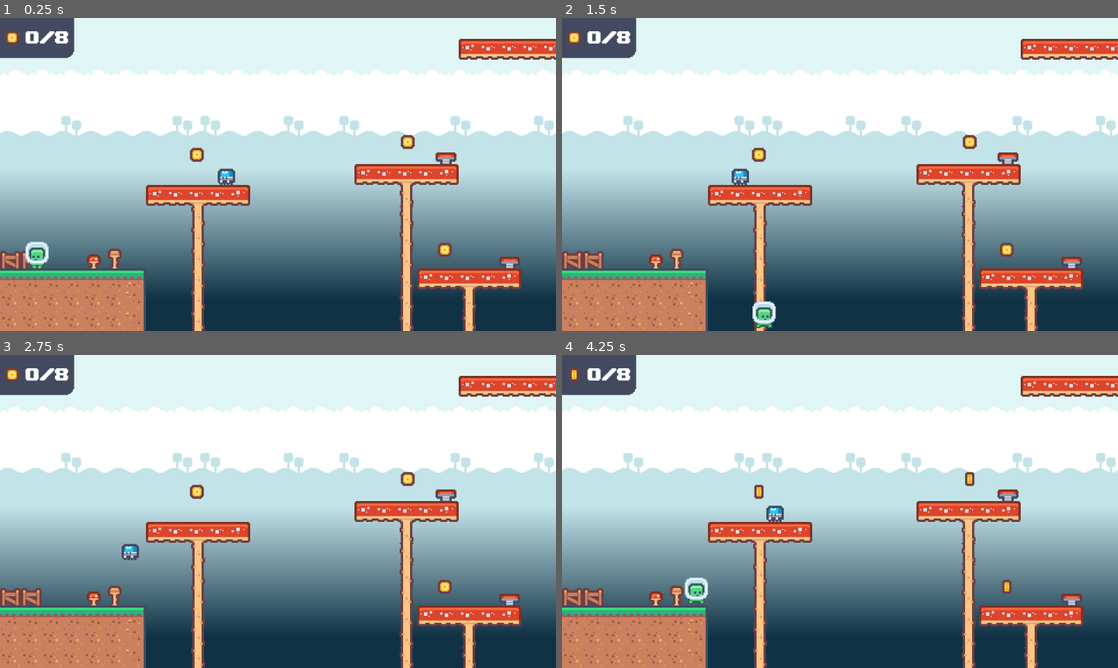
Above: before the commit, frames 1-4 (two rows, left to right).
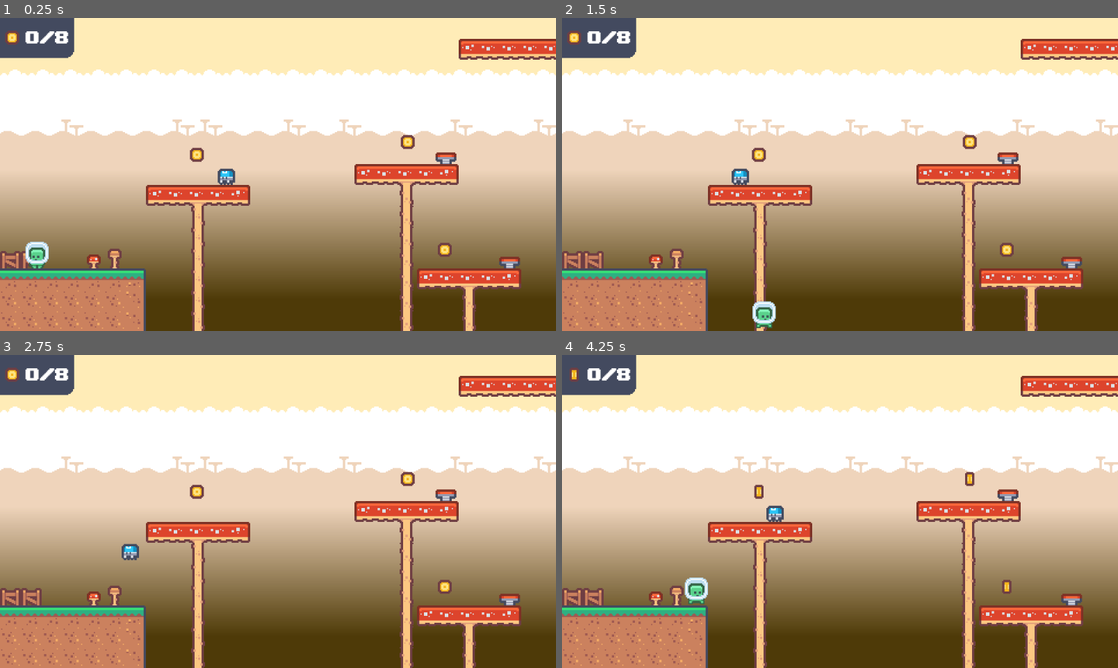
Above: after the commit, the same moments.

Repository: Aero48/N232-Project-2
Game: Godot game, scene res://levels/1-3.tscn
Same seed, same stepped clock (60 frames per second), same inputs: the game is played once before the commit and once after it. This scene is started directly instead of the project's main scene.
Inputs:
- Up to frame 1 (0.25 s): no input
- Up to frame 2 (1.5 s): hold Right (right) from 0.53 s (still down); tap Space (jump) at 0.77 s
- Up to frame 3 (2.75 s): tap Space (jump) at 1.52 s; release Right (right) at 2.03 s; hold Left (left) from 2.03 s (still down)
- Up to frame 4 (4.25 s): release Left (left) at 2.78 s; hold Right (right) from 2.78 s (still down); tap Space (jump) at 3.02, 3.77 s

The runs differ from the first frame. In frame 1, 66% of the frame differs, in the area x 0-100%, y 0-100%; in frame 2, 66%; in frame 3, 66%; in frame 4, 66%.

Commit message:
changes to level 3

Diff:
--- /dev/null
+++ b/game_objects/mushroom_bg.tscn
@@ -0,0 +1,30 @@
+[gd_scene load_steps=4 format=3 uid="uid://c2pvrfb24mq03"]
+
+[ext_resource type="Texture2D" uid="uid://bjfjilpqis0bh" path="res://assets/backgrounds/yellow_sky.png" id="1_dey5d"]
+[ext_resource type="Texture2D" uid="uid://l11igd6koech" path="res://assets/backgrounds/clouds.png" id="2_0w03s"]
+[ext_resource type="Texture2D" uid="uid://bs7766sf17uvc" path="res://assets/backgrounds/mushroom_hills.png" id="3_a4n7r"]
+
+[node name="MushroomBg" type="ParallaxBackground"]
+
+[node name="Sky" type="ParallaxLayer" parent="."]
+motion_scale = Vector2(0, 0)
+
+[node name="Sprite2D" type="Sprite2D" parent="Sky"]
+texture = ExtResource("1_dey5d")
+centered = false
+
+[node name="Clouds" type="ParallaxLayer" parent="."]
+motion_scale = Vector2(0.2, 0.2)
+motion_mirroring = Vector2(480, 0)
+
+[node name="Sprite2D" type="Sprite2D" parent="Clouds"]
+texture = ExtResource("2_0w03s")
+centered = false
+
+[node name="Hills" type="ParallaxLayer" parent="."]
+motion_scale = Vector2(0.3, 0.3)
+motion_mirroring = Vector2(480, 0)
+
+[node name="Sprite2D" type="Sprite2D" parent="Hills"]
+texture = ExtResource("3_a4n7r")
+centered = false
--- a/levels/1-3.tscn
+++ b/levels/1-3.tscn
@@ -8,7 +8,33 @@
 [ext_resource type="PackedScene" uid="uid://b2dmea1bub1vy" path="res://game_objects/boundary_wall.tscn" id="6_c531f"]
 [ext_resource type="PackedScene" uid="uid://cqtr71ud1n7ca" path="res://game_objects/spring.tscn" id="7_nvb74"]
 [ext_resource type="PackedScene" uid="uid://cmwi7bg15vt7u" path="res://game_objects/enemy.tscn" id="8_6yu2n"]
-[ext_resource type="PackedScene" uid="uid://dxobti50tir4t" path="res://game_objects/grass_bg.tscn" id="9_w8ygf"]
+[ext_resource type="PackedScene" uid="uid://c2pvrfb24mq03" path="res://game_objects/mushroom_bg.tscn" id="9_j12h8"]
+[ext_resource type="Texture2D" uid="uid://cjcaxu0j0q2p7" path="res://assets/down_arrow.png" id="10_glxtb"]
+[ext_resource type="Script" path="res://scripts/down_arrow.gd" id="11_b3t04"]
+
+[sub_resource type="Animation" id="Animation_omt0g"]
+resource_name = "down_arrow"
+loop_mode = 1
+tracks/0/type = "value"
+tracks/0/imported = false
+tracks/0/enabled = true
+tracks/0/path = NodePath(".:position")
+tracks/0/interp = 1
+tracks/0/loop_wrap = true
+tracks/0/keys = {
+"times": PackedFloat32Array(0, 0.5, 1),
+"transitions": PackedFloat32Array(-2, -2, -2),
+"update": 0,
+"values": [Vector2(1980, 525), Vector2(1980, 510), Vector2(1980, 525)]
+}
+
+[sub_resource type="AnimationLibrary" id="AnimationLibrary_ygvgq"]
+_data = {
+"down_arrow": SubResource("Animation_omt0g")
+}
+
+[sub_resource type="RectangleShape2D" id="RectangleShape2D_6gh57"]
+size = Vector2(105, 68.5)
 
 [node name="Platformer" type="Node2D"]
 
@@ -61,8 +87,6 @@
 [node name="Spring3" parent="." instance=ExtResource("7_nvb74")]
 position = Vector2(675, 459)
 
-[node name="GrassBg" parent="." instance=ExtResource("9_w8ygf")]
-
 [node name="Spring4" parent="." instance=ExtResource("7_nvb74")]
 position = Vector2(1071, 441)
 
@@ -80,3 +104,25 @@
 
 [node name="Coin8" parent="." instance=ExtResource("2_ar8ji")]
 position = Vector2(2491, 535)
+
+[node name="GrassBg" parent="." instance=ExtResource("9_j12h8")]
+
+[node name="Arrow" type="Sprite2D" parent="."]
+visible = false
+position = Vector2(1980, 525)
+texture = ExtResource("10_glxtb")
+script = ExtResource("11_b3t04")
+
+[node name="AnimationPlayer" type="AnimationPlayer" parent="Arrow"]
+libraries = {
+"": SubResource("AnimationLibrary_ygvgq")
+}
+autoplay = "down_arrow"
+
+[node name="ArrowTrigger" type="Area2D" parent="."]
+
+[node name="CollisionShape2D" type="CollisionShape2D" parent="ArrowTrigger"]
+position = Vector2(2377.5, 540.75)
+shape = SubResource("RectangleShape2D_6gh57")
+
+[connection signal="body_entered" from="ArrowTrigger" to="Arrow" method="_on_arrow_trigger_body_entered"]
--- /dev/null
+++ b/scripts/down_arrow.gd
@@ -0,0 +1,10 @@
+extends Sprite2D
+
+@onready var animation = $AnimationPlayer
+
+
+
+
+func _on_arrow_trigger_body_entered(body):
+	if body.is_in_group("player"):
+		show()
Binary file added: assets/backgrounds/mushroom_hills.png
Not shown, added: assets/backgrounds/mushroom_hills.png.import
Binary file added: assets/backgrounds/yellow_sky.png
Not shown, added: assets/backgrounds/yellow_sky.png.import
Binary file added: assets/down_arrow.png
Not shown, added: assets/down_arrow.png.import
Not shown: 1 places in levels/1-3.tscn that only renumber resources
